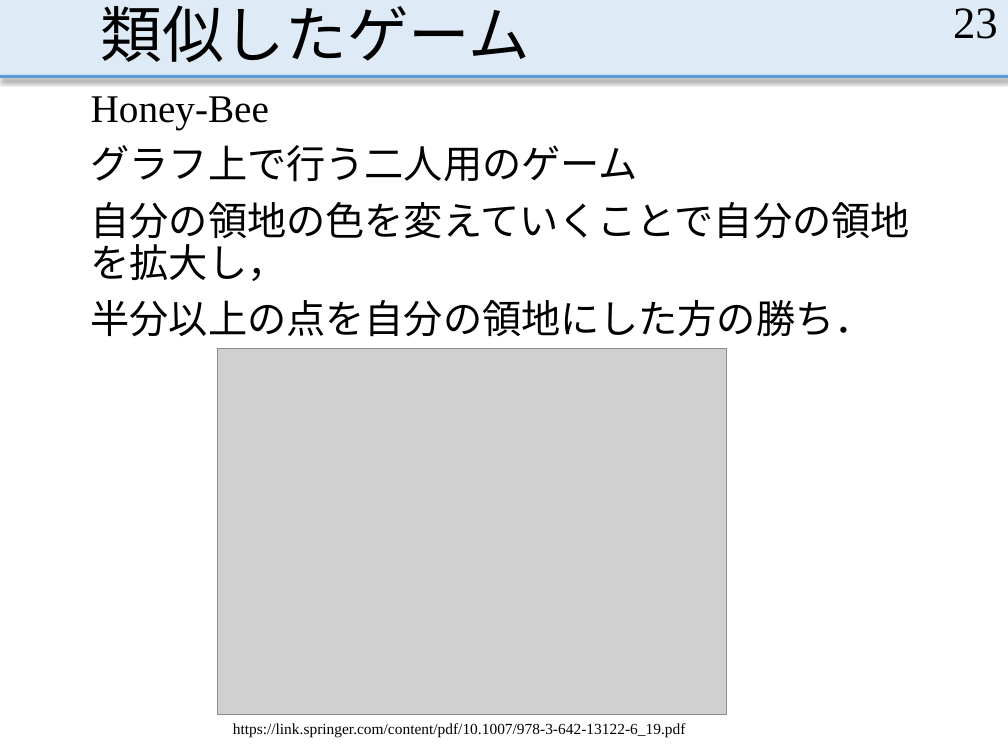
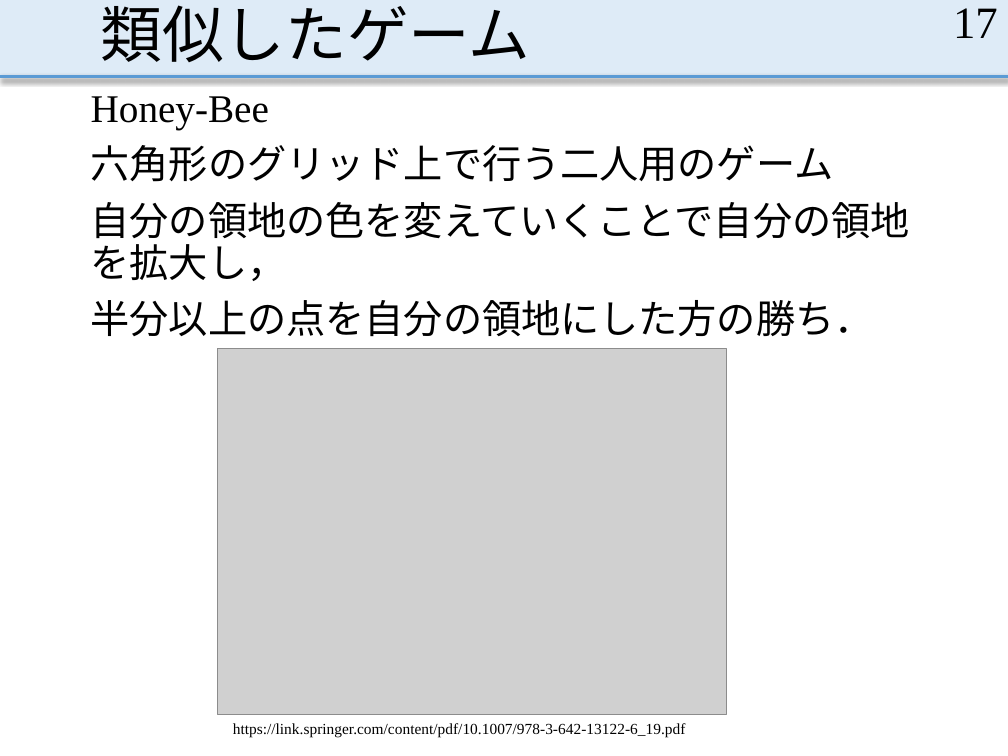
Before and after one commit to MasayaOda/SR, a slide deck: slide 17 of 中間発表1210.pptx (slide 23 before the commit). Drawn at 1008x756 pixels with LibreOffice and Linux fonts; fonts in the diff are those of the drawing; grey boxes stand for pictures. Boxes give left, top, right and bottom in pixels: in the first picture for what was removed or moved away, otherwise in the second. Text is boxed around its words. In the diff, an @@ line names an element or a change of style, - is before the commit and + after.

```diff
--- a/中間発表1210.pptx
+++ b/中間発表1210.pptx
@@ page number at bbox=[953, 8, 998, 38]: text changed @@
-23
+17
@@ text at bbox=[91, 145, 834, 182]: text changed @@
-グラフ上で行う二人用のゲーム
+六角形のグリッド上で行う二人用のゲーム
```
Also in this commit, not shown: 8 other slides changed, 9 slides added.
